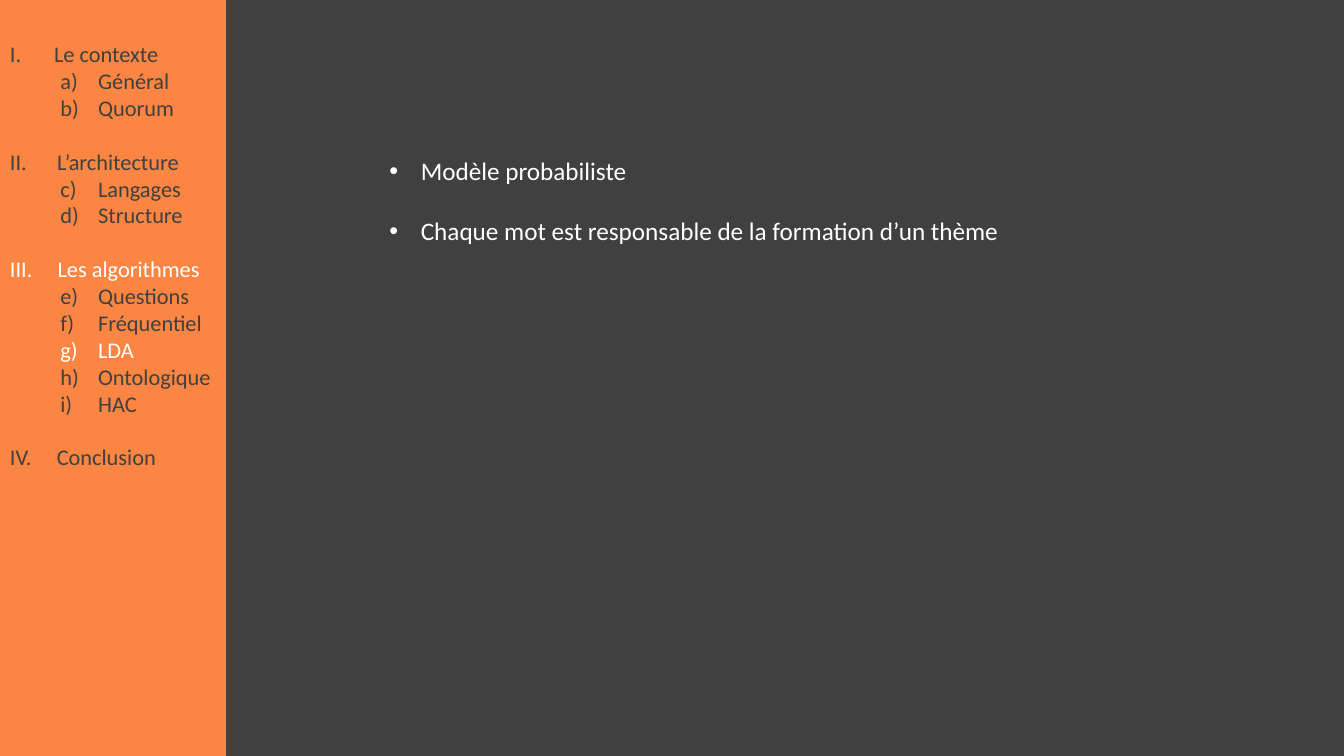
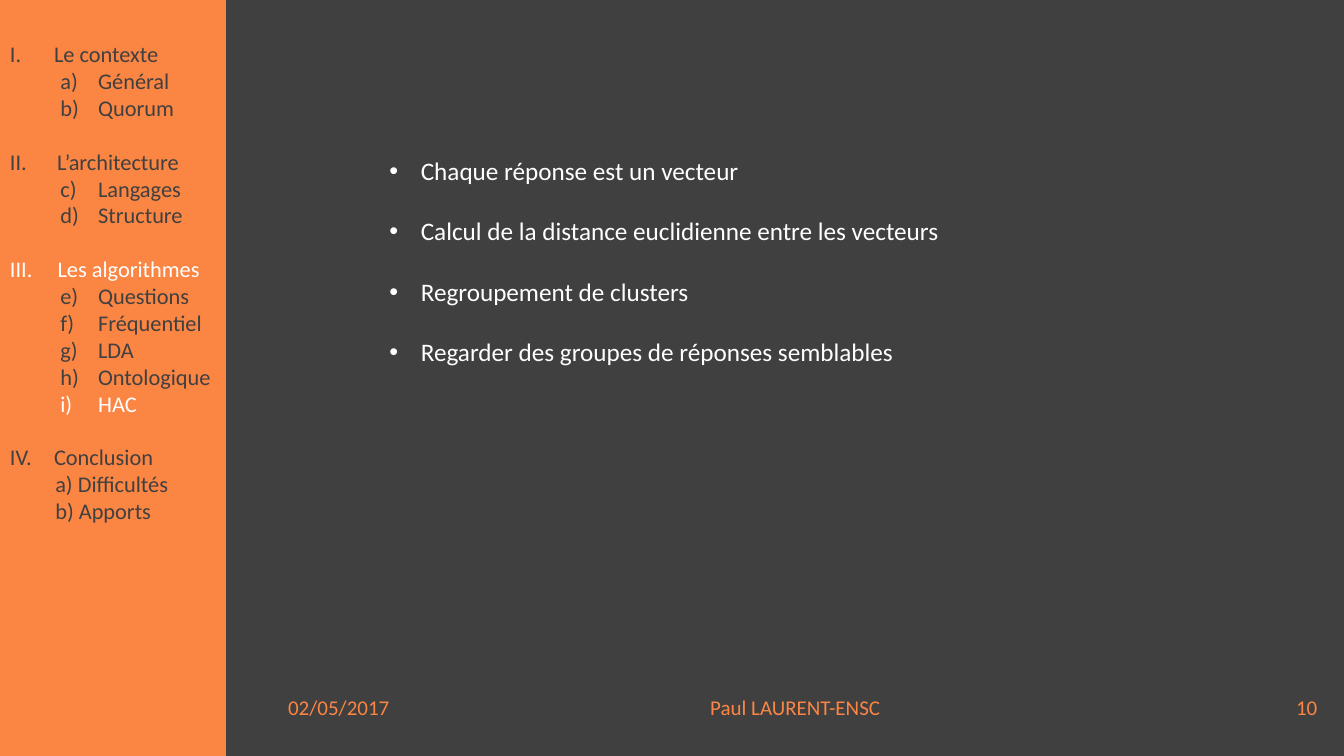
Before and after one commit to paullaurent/verbatim, a slide deck: slide 10 of Présentation2.pptx (slide 9 before the commit). Drawn at 1344x756 pixels with LibreOffice and Linux fonts; fonts in the diff are those of the drawing. Boxes give left, top, right and bottom in pixels: in the first picture for what was removed or moved away, otherwise in the second. Text is boxed around its words. In the diff, an @@ line names an element or a change of style, - is before the commit and + after.

```diff
--- a/Présentation2.pptx
+++ b/Présentation2.pptx
@@ text at (x1=421, y1=162, x2=938, y2=366): text changed @@
-• Modèle probabiliste
-• Chaque mot est responsable de la formation d’un thème
+• Chaque réponse est un vecteur
+• Calcul de la distance euclidienne entre les vecteurs
+• Regroupement de clusters
+• Regarder des groupes de réponses semblables
@@ text at (x1=98, y1=343, x2=137, y2=412): text colour #FFFFFF to #404040 in "LDA"; text colour #404040 to #FFFFFF in "HAC" @@
@@ text at (x1=54, y1=449, x2=168, y2=523): text changed @@
-IV. Conclusion
+IV. Conclusion
+a) Difficultés
+b) Apports
@@ text added at (x1=288, y1=700, x2=1317, y2=716), 15 pt, text #FB8543 @@
+02/05/2017 Paul LAURENT-ENSC 10
```
Also in this commit, not shown: 7 other slides changed, 4 slides added.
